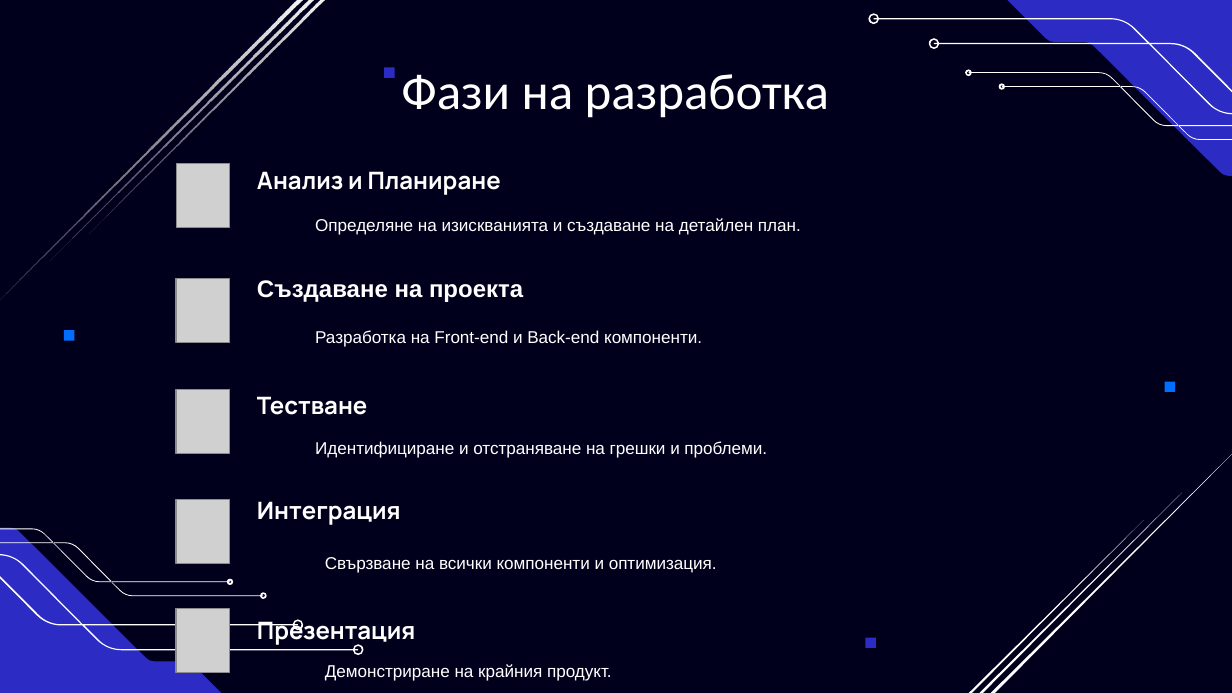
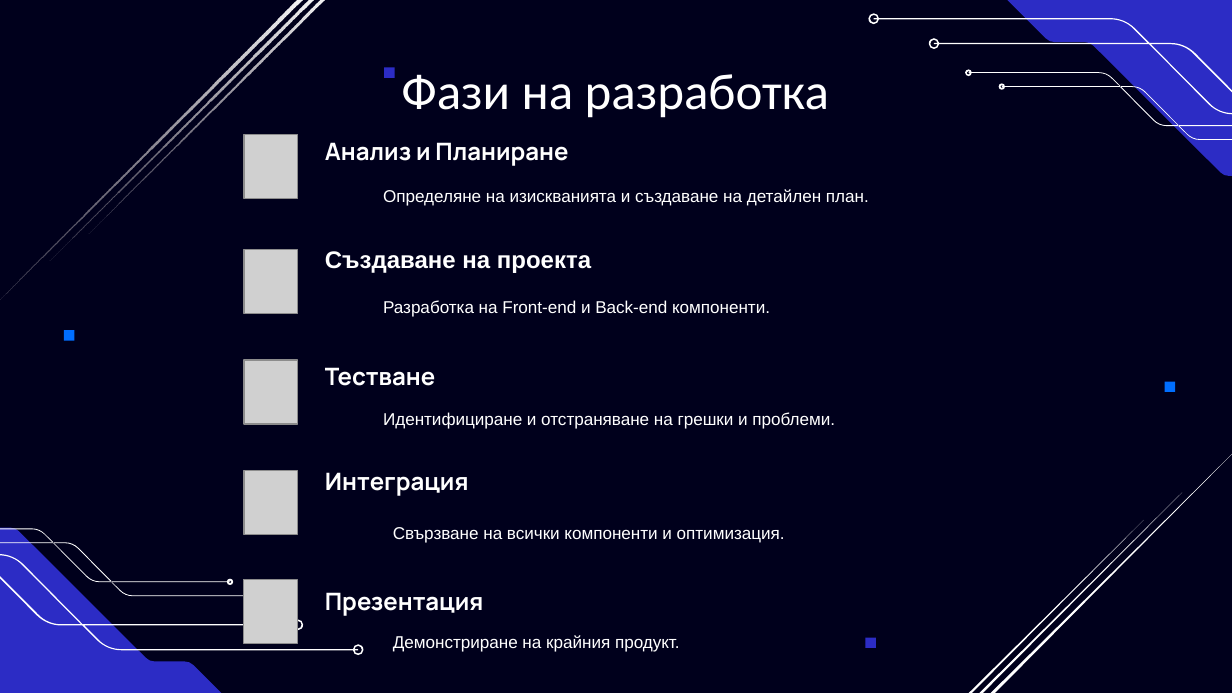
Before and after one commit to codingburgas/2425-11-b-pp-student-practices-assignment-ATSivkov21, a slide deck: slide 4 of Documents/Presentation.pptx. Drawn at 1232x693 pixels with LibreOffice and Linux fonts; fonts in the diff are those of the drawing; grey boxes stand for pictures; background and template pictures are left out. Boxes give left, top, right and bottom in pixels: in the first picture for what was removed or moved away, otherwise in the second. Text is boxed around its words. In the diff, an @@ line names an element or a change of style, - is before the commit and + after.

```diff
--- a/Documents/Presentation.pptx
+++ b/Documents/Presentation.pptx
@@ freeform shape removed at [260, 593, 266, 599] @@
@@ 10 texts, 5 pictures: place and size @@
-10 texts, 5 pictures at [176, 164, 801, 681]
+10 texts, 5 pictures at [244, 134, 869, 652]
```
Also in this commit, not shown: 1 other slide changed, 1 other file.
